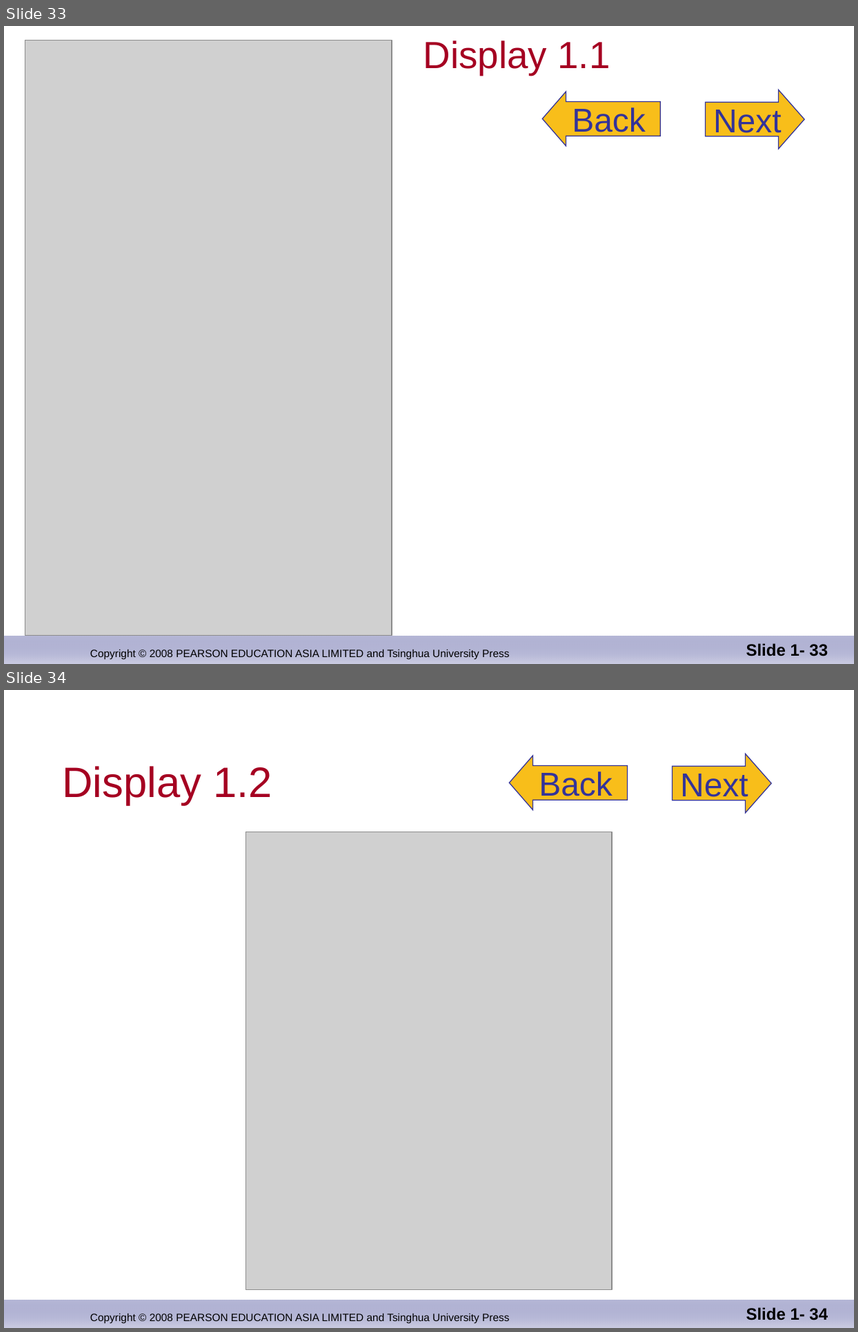
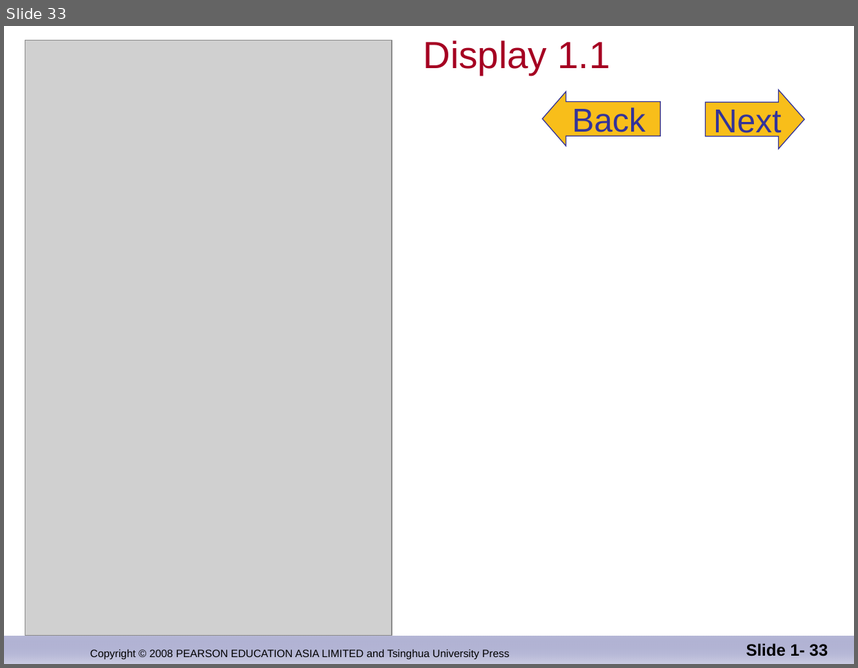
Before and after one commit to djuanbei/CPLUSPLUS, a slide deck: ppt/ch_01.ppt. Shown one above the other, each under a label of ours: slides 33 and 34 before the commit, slide 33 after it. The pictures are 858x1332 and 858x668 pixels, drawn with LibreOffice and Linux fonts; fonts in the diff are those of the drawing; grey boxes stand for pictures; background and template pictures are left out. Boxes give left, top, right and bottom in pixels: in the first picture for what was removed or moved away, otherwise in the second. Text is boxed around its words. In the diff, an @@ line names an element or a change of style, - is before the commit and + after.

```diff
--- a/ppt/ch_01.ppt
+++ b/ppt/ch_01.ppt
@@ slide 34 removed at [4, 690, 854, 1328], background #FFFFFF; not listed: 2 template elements that a slide beside it also shows @@
@@ title removed at [62, 766, 272, 805] @@
-Display 1.2
@@ left arrow removed at [509, 756, 627, 810] @@
-Back
@@ right arrow removed at [672, 753, 771, 812] @@
-Next
@@ picture removed at [246, 832, 613, 1290] @@
@@ page number removed at [746, 1307, 828, 1320] @@
-Slide 1- 34
```
Also in this commit, not shown: 3 slides changed, 2 slides added, 2 other slides removed.
